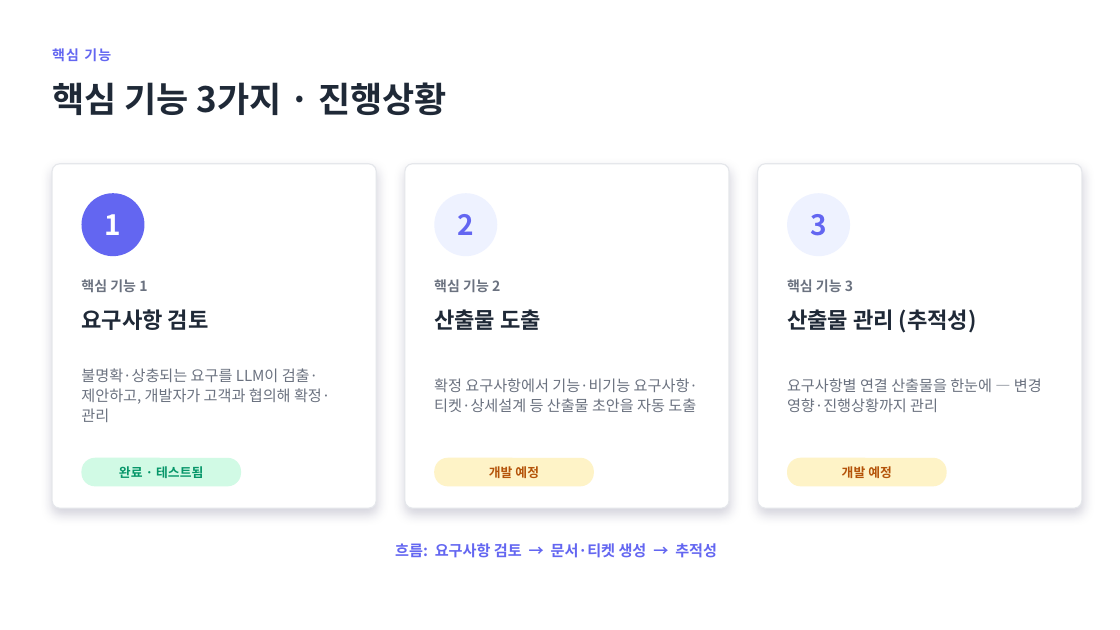
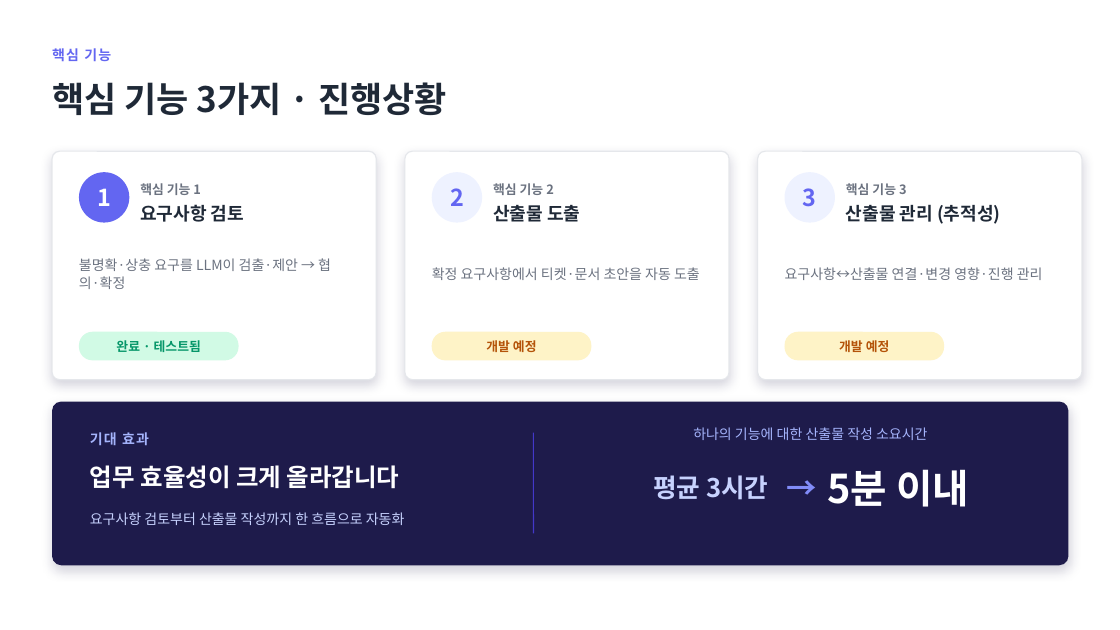
Before and after one commit to jihunhan98/semes-superrookie, a slide deck: slide 3 of docs/진행공유_요구사항자동화.pptx. Drawn at 1120x630 pixels with LibreOffice and Linux fonts; fonts in the diff are those of the drawing. Boxes give left, top, right and bottom in pixels: in the first picture for what was removed or moved away, otherwise in the second. Text is boxed around its words. In the diff, an @@ line names an element or a change of style, - is before the commit and + after.

```diff
--- a/docs/진행공유_요구사항자동화.pptx
+++ b/docs/진행공유_요구사항자동화.pptx
@@ rounded rectangle: place and size @@
-rounded rectangle at (52,164,376,508)
+rounded rectangle at (52,151,376,380)
@@ ellipse "1": place and size @@
-ellipse "1" at (82,193,145,256)
+ellipse "1" at (79,172,129,223)
@@ text "핵심 기능 1": place and size @@
-text "핵심 기능 1" at (81,279,147,292)
+text "핵심 기능 1" at (140,183,201,195)
@@ rounded rectangle: place and size @@
-rounded rectangle at (405,164,729,508)
+rounded rectangle at (405,151,729,380)
@@ size 24 to 20 pt in 3 elements at (79,172,129,223), (785,172,835,223), (432,172,482,223) @@
@@ ellipse "2": place and size @@
-ellipse "2" at (434,193,497,256)
+ellipse "2" at (432,172,482,223)
@@ text "핵심 기능 2": place and size @@
-text "핵심 기능 2" at (434,279,500,292)
+text "핵심 기능 2" at (493,183,554,195)
@@ proportions changed in 3 elements at (52,151,376,380), (405,151,729,380), (758,151,1082,380) @@
@@ rounded rectangle: place and size @@
-rounded rectangle at (758,164,1082,508)
+rounded rectangle at (758,151,1082,380)
@@ ellipse "3": place and size @@
-ellipse "3" at (787,193,850,256)
+ellipse "3" at (785,172,835,223)
@@ size 12 to 11 pt in 3 elements at (140,183,201,195), (493,183,554,195), (846,183,907,195) @@
@@ text "핵심 기능 3": place and size @@
-text "핵심 기능 3" at (787,279,853,292)
+text "핵심 기능 3" at (846,183,907,195)
@@ text "요구사항 검토": place and size @@
-text "요구사항 검토" at (81,309,209,330)
+text "요구사항 검토" at (140,204,244,222)
@@ text "산출물 도출": place and size @@
-text "산출물 도출" at (434,309,541,330)
+text "산출물 도출" at (493,205,580,222)
@@ size 19 to 15.5 pt in 3 elements at (140,204,244,222), (493,205,580,222), (846,204,1000,224) @@
@@ text "산출물 관리 (추적성)": place and size @@
-text "산출물 관리 (추적성)" at (787,309,977,333)
+text "산출물 관리 (추적성)" at (846,204,1000,224)
@@ text at (79,258,331,289): text changed; size 13 to 12 pt @@
-불명확·상충되는 요구를 LLM이 검출·제안하고, 개발자가 고객과 협의해 확정·관리
+불명확·상충 요구를 LLM이 검출·제안 → 협의·확정
@@ text at (432,267,700,280): text changed; size 13 to 12 pt @@
-확정 요구사항에서 기능·비기능 요구사항·티켓·상세설계 등 산출물 초안을 자동 도출
+확정 요구사항에서 티켓·문서 초안을 자동 도출
@@ text at (785,267,1043,280): text changed; size 13 to 12 pt @@
-요구사항별 연결 산출물을 한눈에 — 변경 영향·진행상황까지 관리
+요구사항↔산출물 연결·변경 영향·진행 관리
@@ rounded rectangle "완료 · 테스트됨": place and size @@
-rounded rectangle "완료 · 테스트됨" at (82,458,241,486)
+rounded rectangle "완료 · 테스트됨" at (79,332,239,360)
@@ rounded rectangle "개발 예정": place and size @@
-rounded rectangle "개발 예정" at (434,458,594,486)
+rounded rectangle "개발 예정" at (432,332,592,360)
@@ rounded rectangle "개발 예정": place and size @@
-rounded rectangle "개발 예정" at (787,458,947,486)
+rounded rectangle "개발 예정" at (785,332,944,360)
@@ rounded rectangle added at (52,402,1069,565), fill #1E1B4B @@
@@ text added at (90,432,149,445), 12 pt, text #A5B4FC, bold @@
+기대 효과
@@ line added from (534, 433) to (534, 534), #4338CA 1 pt @@
@@ text added at (693,427,927,440), 12 pt, text #A5B4FC @@
+하나의 기능에 대한 산출물 작성 소요시간
@@ text added at (90,465,400,489), 21 pt, text #FFFFFF, bold @@
+업무 효율성이 크게 올라갑니다
@@ text added at (653,475,768,500), 22 pt, text #C7D2FE, bold @@
+평균 3시간
@@ text added at (773,458,832,517), 26 pt, text #818CF8, bold @@
+→
@@ text added at (827,469,969,507), 34 pt, text #FFFFFF, bold @@
+5분 이내
@@ text added at (90,512,405,525), 12 pt, text #C7D2FE @@
+요구사항 검토부터 산출물 작성까지 한 흐름으로 자동화
@@ text removed at (395,543,717,558) @@
-흐름: 요구사항 검토 → 문서·티켓 생성 → 추적성
```
Also in this commit, not shown: 1 other slide changed.
